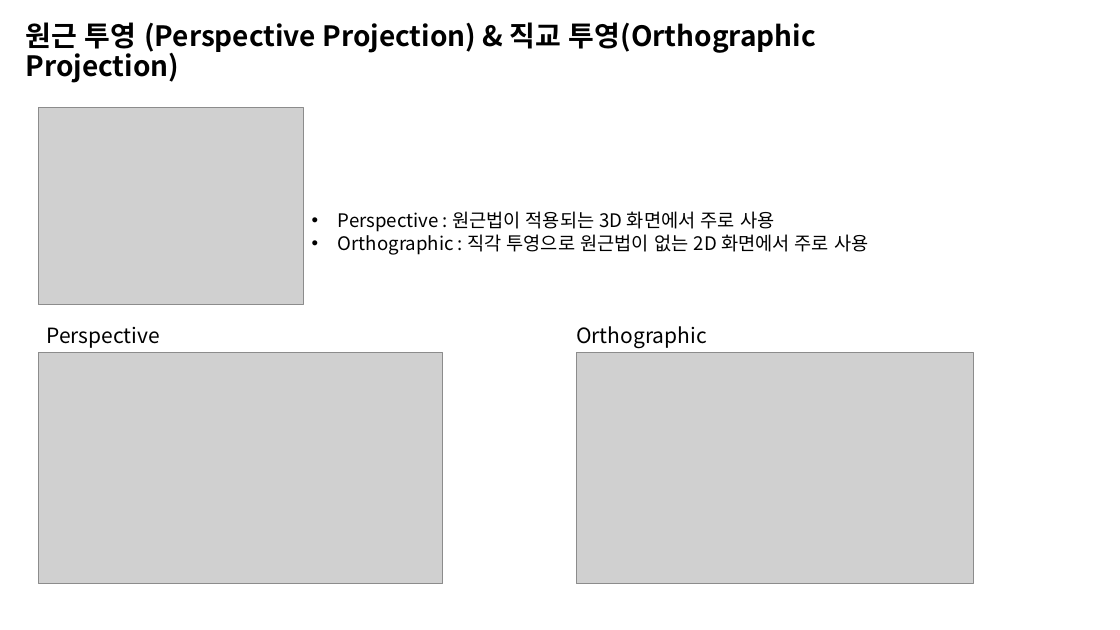
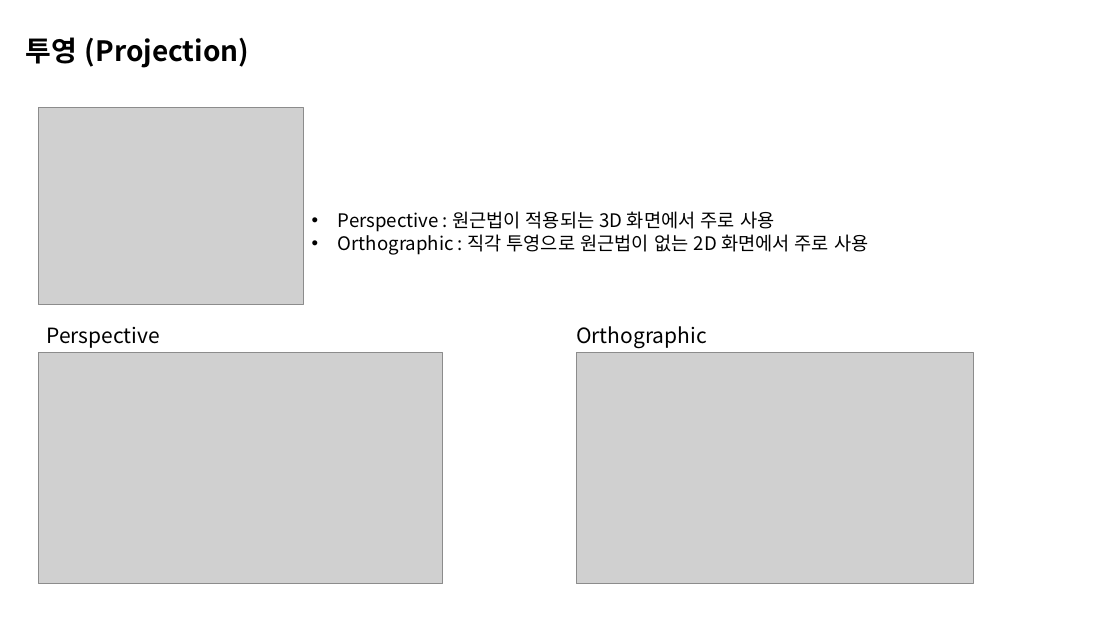
Before and after one commit to BeautyRiver/Graphics-Pipeline-Study, a slide deck: slide 2 of Perspective.pptx. Drawn at 1120x630 pixels with LibreOffice and Linux fonts; fonts in the diff are those of the drawing; grey boxes stand for pictures. Boxes give left, top, right and bottom in pixels: in the first picture for what was removed or moved away, otherwise in the second. Text is boxed around its words. In the diff, an @@ line names an element or a change of style, - is before the commit and + after.

```diff
--- a/Perspective.pptx
+++ b/Perspective.pptx
@@ title at <box>26,37,249,68</box>: text changed @@
-원근 투영 (Perspective Projection) & 직교 투영(Orthographic Projection)
+투영 (Projection)
```
Also in this commit, not shown: 2 other slides changed, 3 slides added, 1 slide removed.
